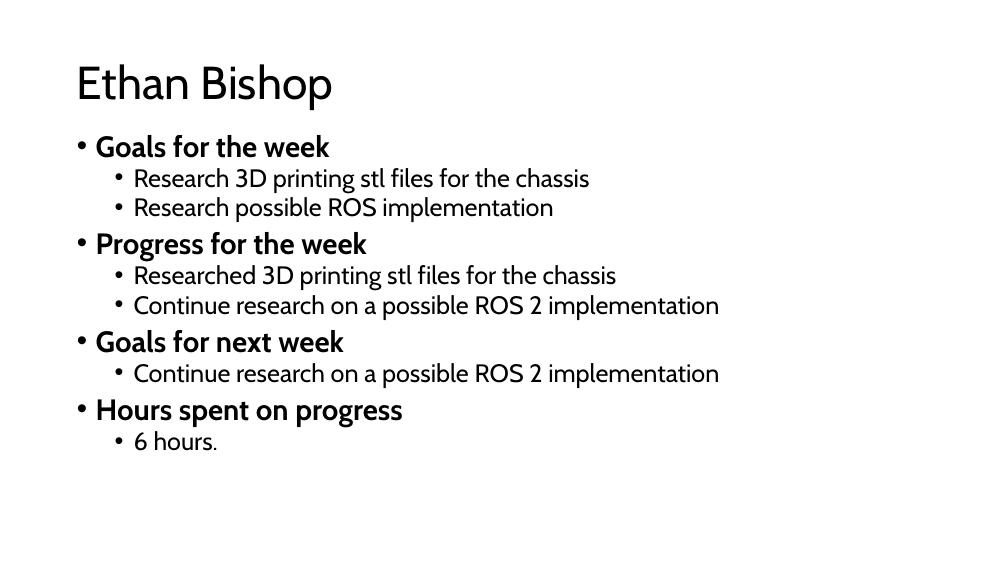
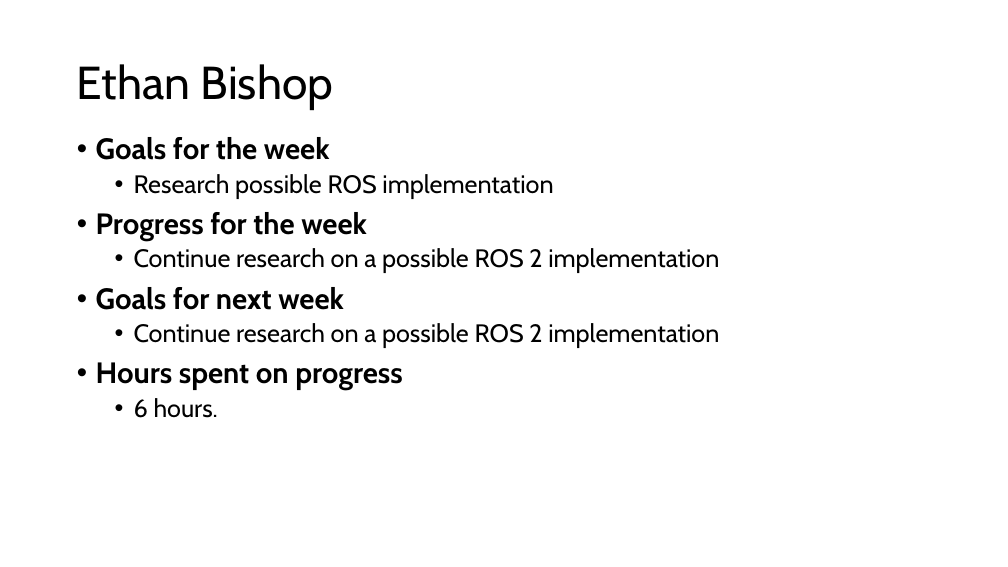
Before and after one commit to EthanWellsSr/BuggyBot, a slide deck: slide 1 of Weekly Reports/slides/3-ethan-bishop.pptx. Drawn at 1008x567 pixels with LibreOffice and Linux fonts; fonts in the diff are those of the drawing. Boxes give left, top, right and bottom in pixels: in the first picture for what was removed or moved away, otherwise in the second. Text is boxed around its words. In the diff, an @@ line names an element or a change of style, - is before the commit and + after.

Commit message:
Week 8 slide update

```diff
--- a/Weekly Reports/slides/3-ethan-bishop.pptx
+++ b/Weekly Reports/slides/3-ethan-bishop.pptx
@@ text "Goals for the week" at (x1=96, y1=137, x2=719, y2=418): line spacing 0.8 to 0.9 @@
@@ text at (x1=134, y1=168, x2=590, y2=193): paragraph removed @@
-  • Research 3D printing stl files for the chassis
@@ text at (x1=134, y1=265, x2=617, y2=291): paragraph removed @@
-  • Researched 3D printing stl files for the chassis
```
Also in this commit, not shown: 1 other slide changed.
